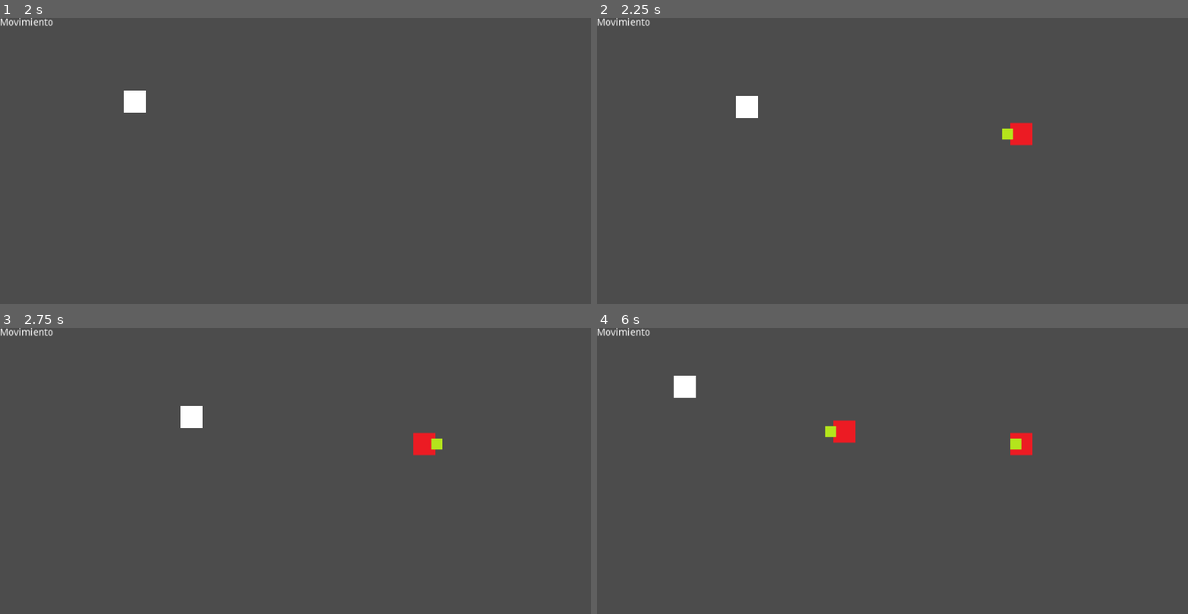
Above: before the commit, frames 1-4 (two rows, left to right).
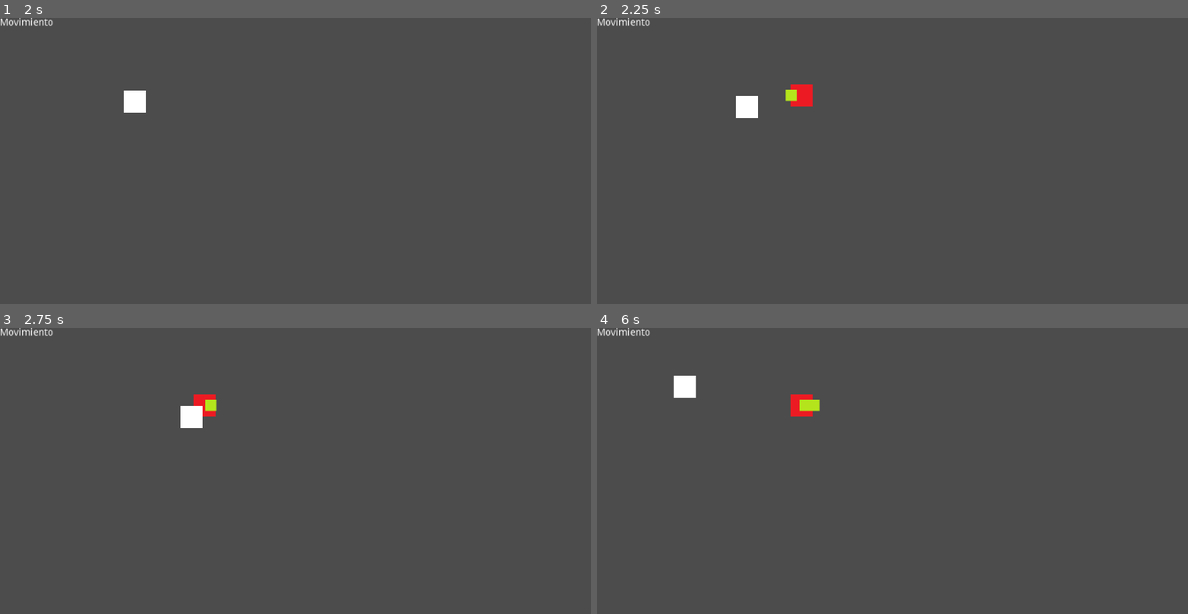
Above: after the commit, the same moments.

Repository: Metecko/Conejo-Magico
Game: Godot game, scene res://escenas/Principal.tscn
Same seed, same stepped clock (60 frames per second), same inputs: the game is played once before the commit and once after it.
Inputs (mouse positions are in pixels of both pictures, inside the frame that each line leads up to):
- Up to frame 1 (2 s): tap Enter at 0.5 s; move the mouse to (508, 203) at 0.52 s; press the mouse at (508, 203) at 0.53 s; hold Right (ui_right) 0.53-1.28 s; move the mouse to (212, 246) at 1.27 s; release the mouse at (212, 246) at 1.28 s; hold Down (ui_down) from 1.28 s (still down); tap Space (bastonazo) at 1.35 s; click (212, 246) at 1.55 s
- Up to frame 2 (2.25 s): move the mouse to (1022, 135) at 2.02 s; release Down (ui_down) at 2.03 s; press the mouse at (1022, 135) at 2.03 s; hold Right (ui_right) from 2.03 s (still down); right-click (1022, 135) at 2.1 s
- Up to frame 3 (2.75 s): keep holding Right (ui_right)
- Up to frame 4 (6 s): move the mouse to (outside the picture) at 2.77 s; release Right (ui_right) at 2.78 s; release the mouse at (outside the picture) at 2.78 s; hold Up (ui_up) 2.78-3.53 s; tap Shift (dash) at 2.85 s; click (outside the picture) at 3.05 s; move the mouse to (1164, 596) at 3.52 s; press the mouse at (1164, 596) at 3.53 s; hold Left (ui_left) 3.53-5.03 s; move the mouse to (738, 473) at 4.27 s; release the mouse at (738, 473) at 4.28 s; click (738, 473) at 4.35 s; move the mouse to (987, 533) at 5.02 s; hold Down (ui_down) 5.03-5.78 s; hold Space (bastonazo) 5.03-5.78 s; click (987, 533) at 5.3 s; move the mouse to (845, 430) at 5.77 s; hold Right (ui_right) from 5.78 s (still down); right-click (845, 430) at 5.85 s

Frame 1 is identical in both runs. In frame 2, 0.7% of the frame differs, in the area x 31-74%, y 23-45%; in frame 3, 0.6%; in frame 4, 1.0%, in the area x 32-74%, y 23-45%.
Error after the commit: Invalid get index 'shape' (on base: 'null instance'). (res://entidades/enemigos/creep/Creep.gd:14)

Commit message:
actualizado

Diff:
--- a/entidades/enemigos/Enemigos.gd
+++ b/entidades/enemigos/Enemigos.gd
@@ -34,6 +34,6 @@
 
 #borrar
 func instancia_enemigo():
-	if enemigos.size() < 8:
+	if enemigos.size() < 7:
 		if Input.is_action_just_pressed("clic_derecho"):
 			self.add_child(enemigo.instance())
--- a/entidades/enemigos/Mira.gd
+++ b/entidades/enemigos/Mira.gd
@@ -1,9 +1,9 @@
 class_name Mira
 extends Sprite
 
-export(int) var omega = 10
+export(int) var omega = 7
 export(int) var amplitud = 20
-onready var desfase: float = PI/8
+onready var desfase: float = PI/7
 var modo: int setget set_modo, get_modo
 var punteria: float setget , get_punteria
 var theta: float
@@ -25,7 +25,7 @@
 	position.x = amplitud*punteria
 
 static func modo_aleatorio() -> int:
-	return randi() % 8 + 1
+	return randi() % 7 + 1
 
 func get_punteria():
 	return punteria
--- a/entidades/enemigos/creep/Creep.gd
+++ b/entidades/enemigos/creep/Creep.gd
@@ -1,5 +1,34 @@
 class_name Creep
 extends Enemigo
 
+export(int) var radio_deteccion
+export(float) var tiempo_reaccion
+var movedir:= Vector2(0,0) setget ,get_movedir
+var target
+var puede_moverse = false
+
+func get_movedir() -> Vector2:
+	return movedir
+
 func _ready() -> void:
+	$Visibilidad/CollisionShape2D.shape.radius = radio_deteccion
+	$ReaccionTimer.wait_time = tiempo_reaccion
 	position = get_global_mouse_position()
+
+func _physics_process(delta: float) -> void:
+	pass
+
+func actualizar() -> void:
+	if target:
+		pass
+
+func _on_Vision_body_entered(body: Node) -> void:
+	target = body
+
+func _on_ReaccionTimer_timeout() -> void:
+	puede_moverse = true
+
+func _on_Vision_body_exited(body: Node) -> void:
+	if body == target:
+		target = null
+		$ReaccionTimer.time_left = tiempo_reaccion
--- a/entidades/enemigos/creep/Creep.tscn
+++ b/entidades/enemigos/creep/Creep.tscn
@@ -1,29 +1,62 @@
-[gd_scene load_steps=6 format=2]
+[gd_scene load_steps=9 format=2]
 
 [ext_resource path="res://entidades/enemigos/creep/img/mira.png" type="Texture" id=1]
 [ext_resource path="res://entidades/enemigos/creep/img/enemigo.png" type="Texture" id=2]
 [ext_resource path="res://entidades/enemigos/Mira.gd" type="Script" id=3]
 [ext_resource path="res://entidades/enemigos/creep/Creep.gd" type="Script" id=4]
+[ext_resource path="res://entidades/enemigos/creep/CreepEstadoControlador.gd" type="Script" id=5]
+[ext_resource path="res://entidades/enemigos/creep/estados/Quieto.gd" type="Script" id=6]
 
-[sub_resource type="RectangleShape2D" id=1]
+[sub_resource type="CircleShape2D" id=1]
+
+[sub_resource type="RectangleShape2D" id=2]
 
 [node name="Creep" type="KinematicBody2D"]
-position = Vector2( 230.87, 49.7565 )
+position = Vector2( 295.786, 111.521 )
 collision_layer = 2
 collision_mask = 2
 script = ExtResource( 4 )
 __meta__ = {
 "_edit_group_": true
 }
+radio_deteccion = 120
+
+[node name="EstadoControlador" type="Node" parent="."]
+script = ExtResource( 5 )
+ESTADO_INICIAL = NodePath("Quieto")
+
+[node name="Quieto" type="Node" parent="EstadoControlador"]
+script = ExtResource( 6 )
+
+[node name="Alerta" type="Node" parent="EstadoControlador"]
+
+[node name="Agresivo" type="Node" parent="EstadoControlador"]
+
+[node name="Golpeado" type="Node" parent="EstadoControlador"]
+
+[node name="Atacando" type="Node" parent="EstadoControlador"]
 
 [node name="Mira" type="Sprite" parent="."]
 texture = ExtResource( 1 )
 script = ExtResource( 3 )
-omega = 7
-
-[node name="CollisionShape2D" type="CollisionShape2D" parent="."]
-shape = SubResource( 1 )
 
 [node name="Sprite" type="Sprite" parent="."]
 z_index = -10
 texture = ExtResource( 2 )
+
+[node name="Vision" type="Area2D" parent="."]
+collision_layer = 2
+
+[node name="CollisionShape2D" type="CollisionShape2D" parent="Vision"]
+shape = SubResource( 1 )
+
+[node name="ReaccionTimer" type="Timer" parent="."]
+one_shot = true
+
+[node name="CollisionShape2D" type="CollisionShape2D" parent="."]
+shape = SubResource( 2 )
+
+[node name="RayCastVision" type="RayCast2D" parent="."]
+[connection signal="body_entered" from="Vision" to="." method="_on_Vision_body_entered"]
+[connection signal="body_exited" from="Vision" to="." method="_on_Vision_body_exited"]
+[connection signal="timeout" from="ReaccionTimer" to="." method="_on_ReaccionTimer_timeout"]
--- /dev/null
+++ b/entidades/enemigos/creep/CreepEstadoControlador.gd
@@ -0,0 +1,44 @@
+extends Node
+
+export(NodePath) var ESTADO_INICIAL
+
+onready var estados_mapa = {
+		"quieto": $Quieto,
+		"alerta": $Alerta,
+		"agresivo": $Agresivo,
+		"golpeado": $Golpeado,
+		"atacando": $Atacando,
+	}
+
+var estado_actual
+var _activo: = false setget set_activo
+
+func set_activo(value):
+	_activo = value
+	set_physics_process(value)
+	set_process_input(value)
+	if not _activo:
+		estado_actual = null
+
+func _ready() -> void:
+	if not ESTADO_INICIAL:
+		ESTADO_INICIAL = estados_mapa["quieto"]
+	inicializar(ESTADO_INICIAL)
+
+# warning-ignore:unused_argument
+func _physics_process(delta: float) -> void:
+	estado_actual.actualizar()
+
+func _cambiar_estado(estado: String):
+	if not _activo:
+		return
+	var estado_nuevo = estados_mapa[estado]
+	if estado_actual != estado_nuevo:
+		estado_actual.salir()
+		estado_actual = estado_nuevo
+		estado_actual.entrar()
+
+func inicializar(estado_inicial) -> void:
+	set_activo(true)
+	estado_actual = get_node(estado_inicial)
+	estado_actual.entrar()
--- /dev/null
+++ b/entidades/enemigos/creep/estados/Quieto.gd
@@ -0,0 +1,9 @@
+class_name QuietoCreep
+extends Estado
+
+func actualizar():
+	if owner.movedir:
+		emit_signal("terminado", "movimiento")
+
+func wea():
+	print("maraca")
--- a/entidades/jugador/estados/Atacando.gd
+++ b/entidades/jugador/estados/Atacando.gd
@@ -28,6 +28,7 @@
 		acertado = true
 		print("buena chunteria")
 
+	punteria = 1000.0
 	return acertado
 
 func disparar() -> void:
--- a/project.godot
+++ b/project.godot
@@ -48,6 +48,11 @@
 "class": "Quieto",
 "language": "GDScript",
 "path": "res://entidades/jugador/estados/Quieto.gd"
+}, {
+"base": "Estado",
+"class": "QuietoCreep",
+"language": "GDScript",
+"path": "res://entidades/enemigos/creep/estados/Quieto.gd"
 } ]
 _global_script_class_icons={
 "Creep": "",
@@ -57,7 +62,8 @@
 "Estado": "",
 "Jugador": "",
 "Mira": "",
-"Quieto": ""
+"Quieto": "",
+"QuietoCreep": ""
 }
 
 [application]
@@ -109,6 +115,7 @@
 disparar_rayo={
 "deadzone": 0.5,
 "events": [ Object(InputEventMouseButton,"resource_local_to_scene":false,"resource_name":"","device":0,"alt":false,"shi …(212 unchanged characters)…
+, Object(InputEventKey,"resource_local_to_scene":false,"resource_name":"","device":0,"alt":false,"shift":false,"control":false,"meta":false,"command":false,"pressed":false,"scancode":74,"unicode":0,"echo":false,"script":null)
  ]
 }
 bastonazo={
@@ -119,6 +126,7 @@
 clic_derecho={
 "deadzone": 0.5,
 "events": [ Object(InputEventMouseButton,"resource_local_to_scene":false,"resource_name":"","device":0,"alt":false,"shi …(212 unchanged characters)…
+, Object(InputEventKey,"resource_local_to_scene":false,"resource_name":"","device":0,"alt":false,"shift":false,"control":false,"meta":false,"command":false,"pressed":false,"scancode":75,"unicode":0,"echo":false,"script":null)
  ]
 }
 
